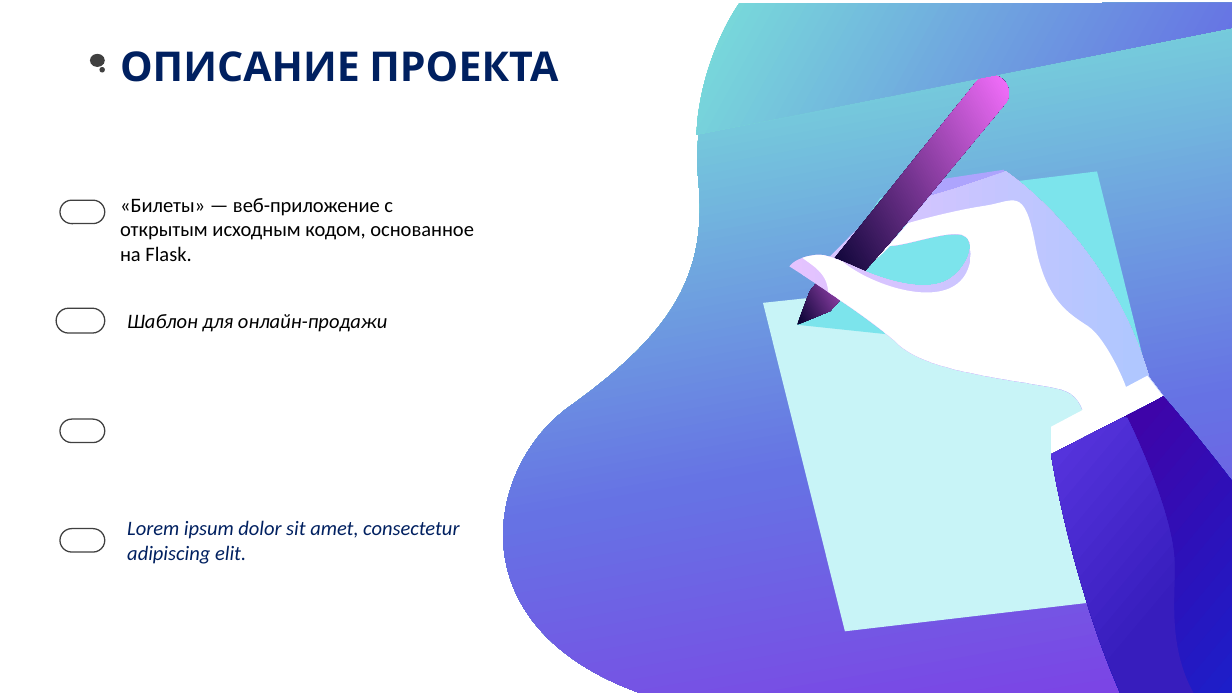
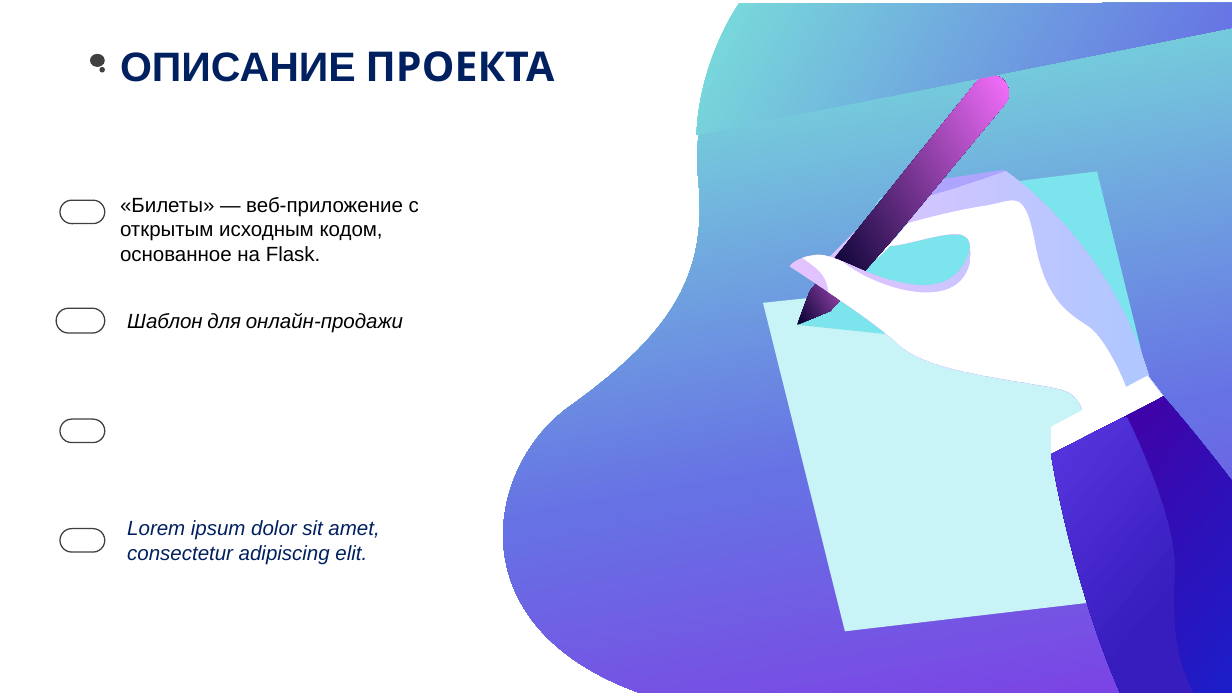
Before and after one commit to germanivanov0719/Yandex3, a slide deck: slide 2 of Docs/Сайт.pptx. Drawn at 1232x693 pixels with LibreOffice and Linux fonts; fonts in the diff are those of the drawing. Boxes give left, top, right and bottom in pixels: in the first picture for what was removed or moved away, otherwise in the second. Text is boxed around its words. In the diff, an @@ line names an element or a change of style, - is before the commit and + after.

```diff
--- a/Docs/Сайт.pptx
+++ b/Docs/Сайт.pptx
@@ text "ОПИСАНИЕ ПРОЕКТА" at bbox=[120, 51, 554, 82]: font Cabin to Arial in "ОПИСАНИЕ" @@
@@ font Calibri to Arial in 3 elements at bbox=[120, 197, 419, 262], bbox=[127, 313, 403, 333], bbox=[127, 520, 379, 565] @@
```
Also in this commit, not shown: 5 other slides changed, 2 other files.
